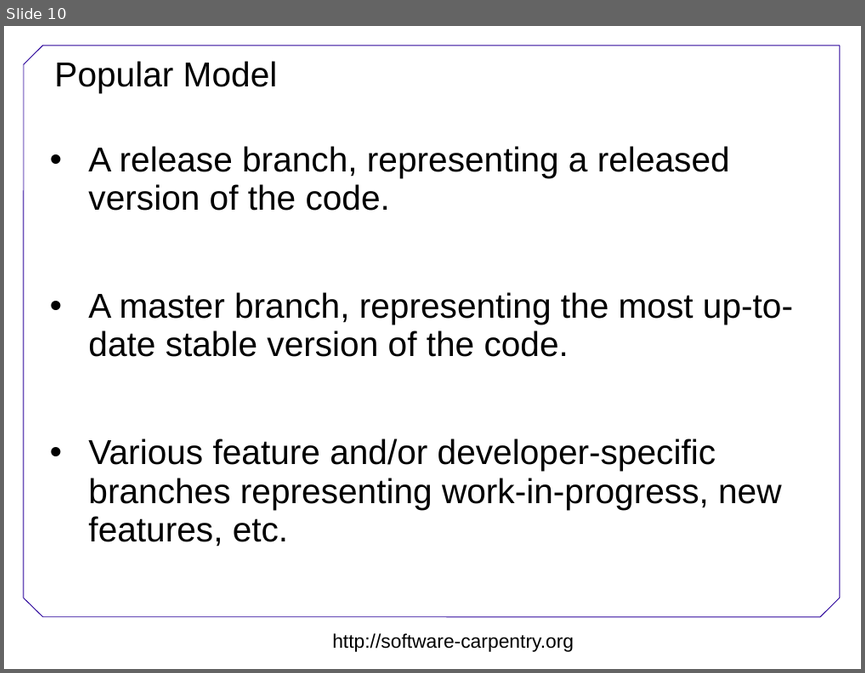
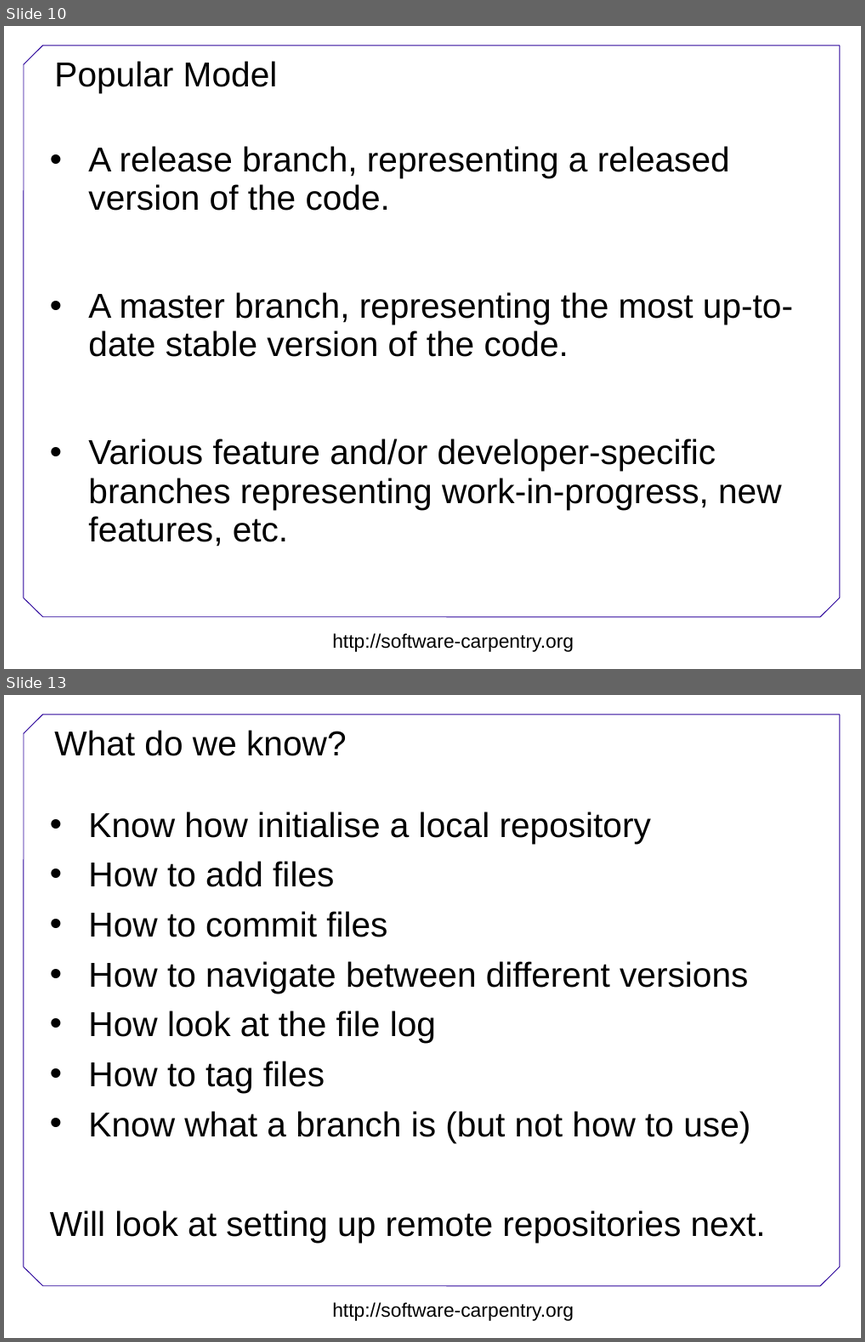
Before and after one commit to swcarpentry/DEPRECATED-boot-camps, a slide deck: version-control/Version-control.ppt. Shown one above the other, each under a label of ours: slide 10 before the commit, slides 10 and 13 after it; the slides between them are not shown. The pictures are 865x673 and 865x1342 pixels, drawn with LibreOffice and Linux fonts; fonts in the diff are those of the drawing; background and template pictures are left out. Boxes give left, top, right and bottom in pixels: in the first picture for what was removed or moved away, otherwise in the second. Text is boxed around its words. In the diff, an @@ line names an element or a change of style, - is before the commit and + after.

```diff
--- a/version-control/Version-control.ppt
+++ b/version-control/Version-control.ppt
@@ slide 13 added at (4, 695, 861, 1338), background #FFFFFF; not listed: 8 template elements that a slide beside it also shows @@
@@ title added at (54, 730, 346, 756), 32 pt, text #000000 @@
+What do we know?
@@ text added at (50, 811, 766, 1242), 32 pt, text #000000 @@
+• Know how initialise a local repository
+• How to add files
+• How to commit files
+• How to navigate between different versions
+• How look at the file log
+• How to tag files
+• Know what a branch is (but not how to use)
+Will look at setting up remote repositories next.
```
Also in this commit, not shown: 2 slides changed, 13 other slides added, 1 slide removed.
